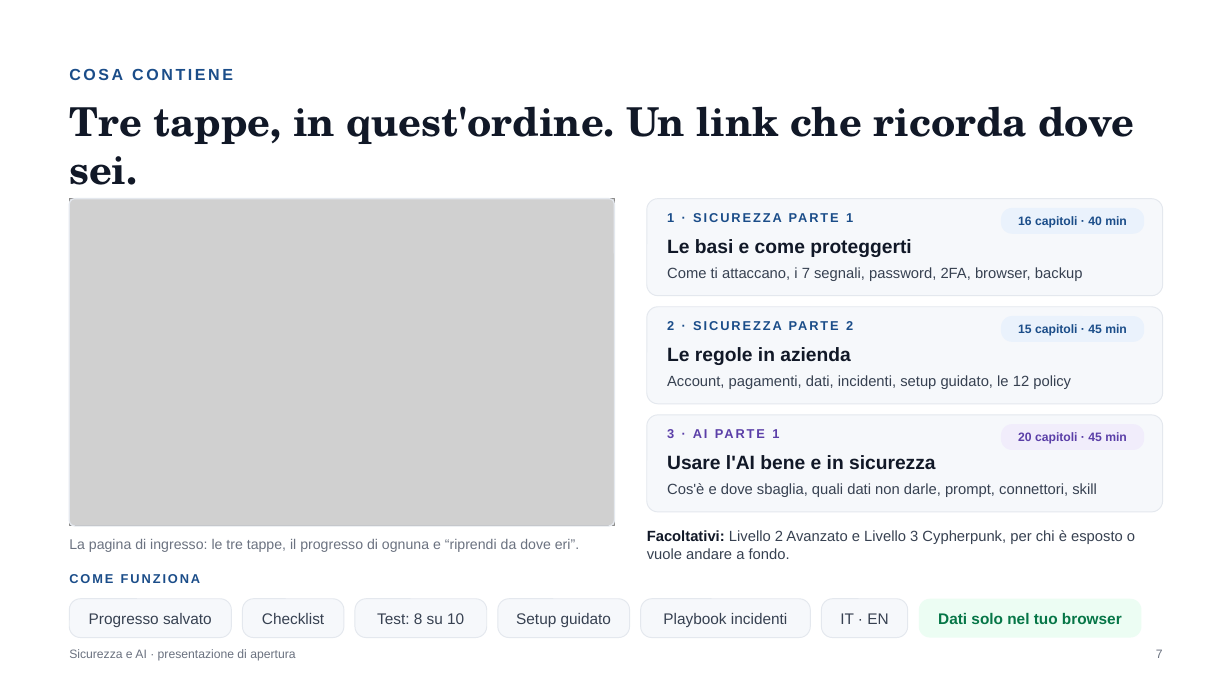
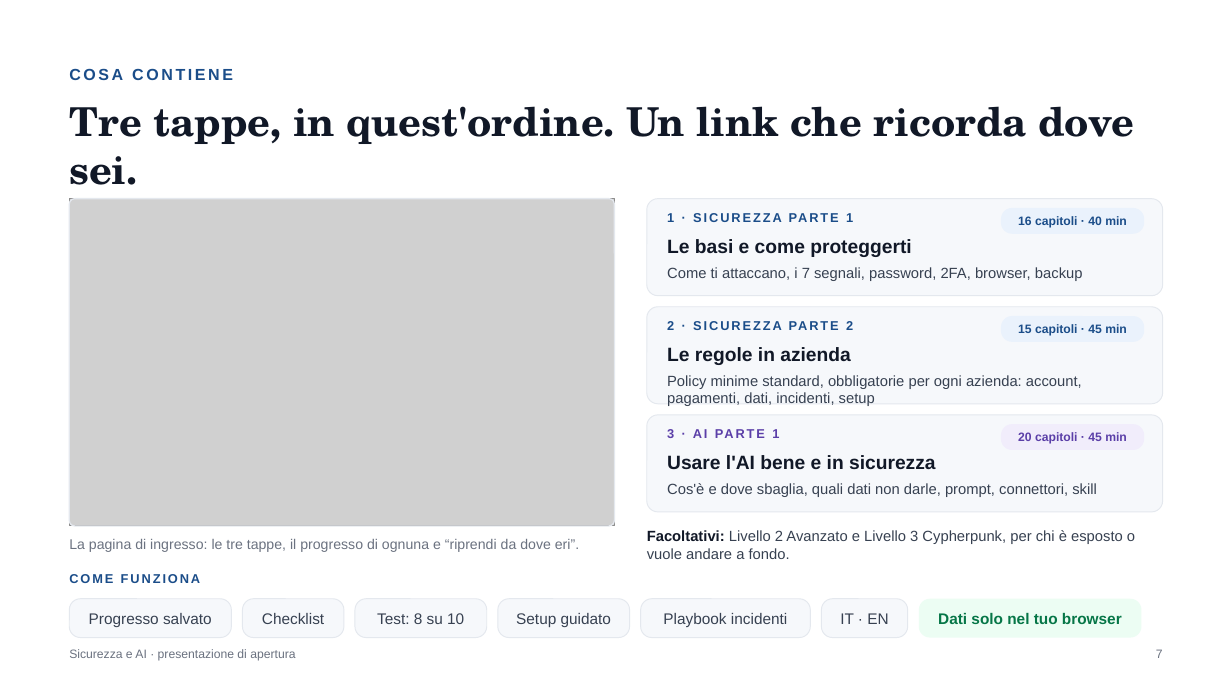
Before and after one commit to Mr-Hodler/IT-Security-AI-CrossCompany, a slide deck: slide 7 of Presentazione di apertura, Sicurezza e AI.pptx. Drawn at 1232x693 pixels with LibreOffice and Linux fonts; fonts in the diff are those of the drawing; grey boxes stand for pictures. Boxes give left, top, right and bottom in pixels: in the first picture for what was removed or moved away, otherwise in the second. Text is boxed around its words. In the diff, an @@ line names an element or a change of style, - is before the commit and + after.

Commit message:
Presentazione di apertura v2.1: perche esiste, referenti, policy standard, estratti in copertina

```diff
--- a/Presentazione di apertura, Sicurezza e AI.pptx
+++ b/Presentazione di apertura, Sicurezza e AI.pptx
@@ text at (x1=667, y1=375, x2=1082, y2=406): text changed @@
-Account, pagamenti, dati, incidenti, setup guidato, le 12 policy
+Policy minime standard, obbligatorie per ogni azienda: account, pagamenti, dati, incidenti, setup
```
Also in this commit, not shown: 6 other slides changed, 1 slide added, 1 slide removed, 1 other file.
